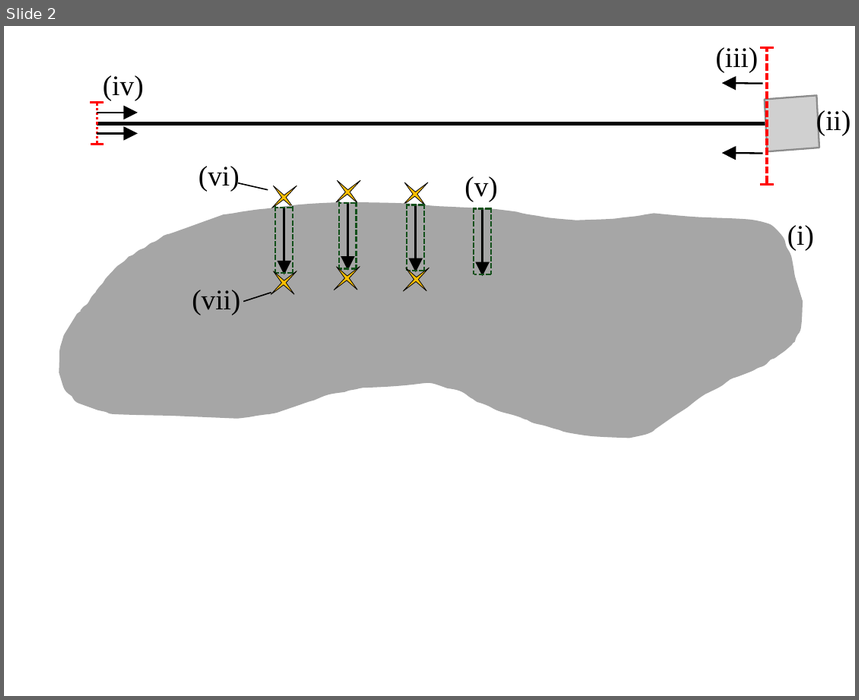
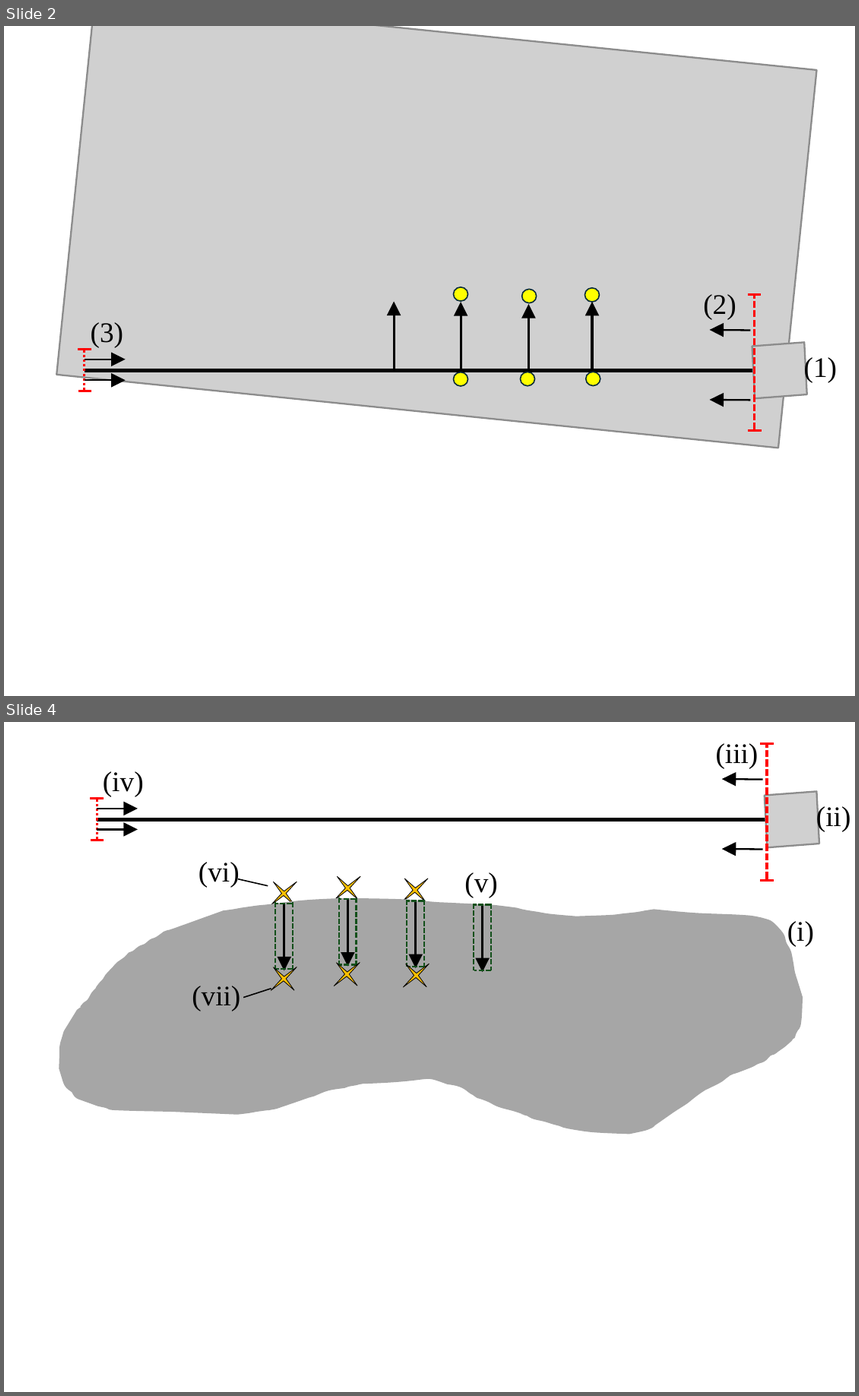
Before and after one commit to em-lim13/Ch2_Spatial_pee, a slide deck: Output/Pub_figs/ppt_shame_folder/Supp1_Fig1.pptx. Shown one above the other, each under a label of ours: slide 2 before the commit, slides 2 and 4 after it; the slides between them are not shown. The pictures are 859x700 and 859x1396 pixels, drawn with LibreOffice and Linux fonts; fonts in the diff are those of the drawing; grey boxes stand for pictures. Boxes give left, top, right and bottom in pixels: in the first picture for what was removed or moved away, otherwise in the second. Text is boxed around its words. In the diff, an @@ line names an element or a change of style, - is before the commit and + after.

```diff
--- a/Output/Pub_figs/ppt_shame_folder/Supp1_Fig1.pptx
+++ b/Output/Pub_figs/ppt_shame_folder/Supp1_Fig1.pptx
@@ slide 2 added at (4,26,855,696), background #FFFFFF @@
@@ picture added at (56,26,816,448) @@
@@ ellipse added at (453,287,469,300), fill #FFFF00, outline #092A39 0.5 pt @@
@@ ellipse added at (522,290,537,303), fill #FFFF00, outline #092A39 0.5 pt @@
@@ ellipse added at (585,288,600,302), fill #FFFF00, outline #092A39 0.5 pt @@
@@ text added at (703,294,736,319), 12 pt, text #000000 @@
+(2)
@@ line added from (748, 295) to (762, 295), #FF0000 1 pt @@
@@ line added from (755, 430) to (755, 297), #FF0000 1 pt dashed @@
@@ arrow added from (394, 368) to (394, 302), #000000 1 pt @@
@@ arrow added from (460, 368) to (460, 302), #000000 1 pt @@
@@ arrow added from (528, 372) to (528, 303), #000000 1 pt @@
@@ arrow added from (593, 368) to (593, 302), #000000 1 pt @@
@@ picture added at (728,318,832,422) @@
@@ text added at (91,322,123,347), 12 pt, text #000000 @@
+(3)
@@ arrow added from (751, 331) to (711, 331), #000000 0.75 pt @@
@@ line added from (77, 350) to (91, 350), #FF0000 1 pt @@
@@ line added from (84, 351) to (84, 390), #FF0000 1 pt dashed @@
@@ arrow added from (84, 360) to (125, 360), #000000 0.75 pt @@
@@ text added at (804,355,837,382), 12 pt, text #000000 @@
+(1)
@@ line added from (755, 370) to (84, 370), #000000 1.5 pt @@
@@ arrow added from (84, 380) to (125, 380), #000000 0.75 pt @@
@@ ellipse added at (453,372,469,385), fill #FFFF00, outline #092A39 0.5 pt @@
@@ ellipse added at (520,372,535,385), fill #FFFF00, outline #092A39 0.5 pt @@
@@ ellipse added at (586,372,601,385), fill #FFFF00, outline #092A39 0.5 pt @@
@@ line added from (79, 392) to (91, 392), #FF0000 1 pt @@
@@ arrow added from (751, 401) to (711, 401), #000000 0.75 pt @@
@@ line added from (748, 431) to (762, 431), #FF0000 1 pt @@
@@ what was slide 2 is now slide 4 @@
```
Also in this commit, not shown: 2 other slides added, 1 slide removed, 1 other file.
